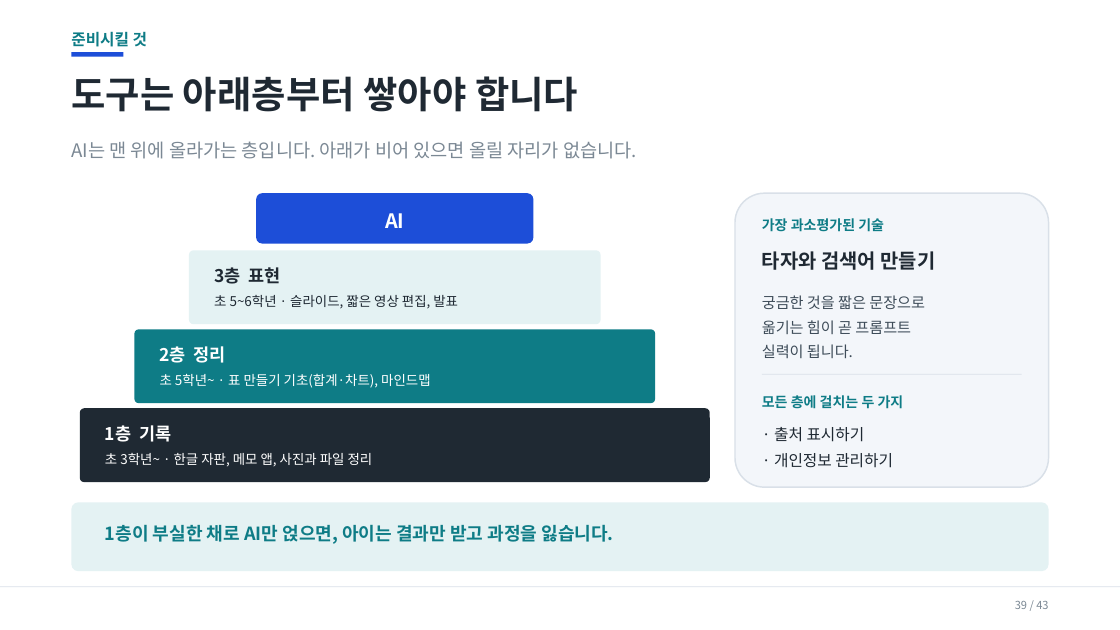
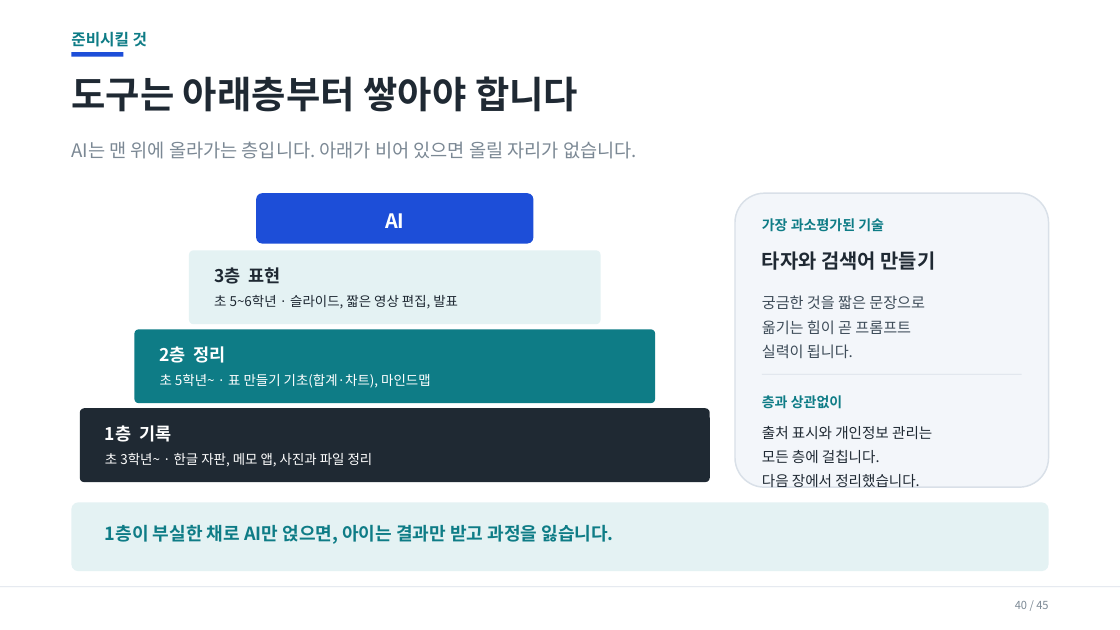
Before and after one commit to superynr/-, a slide deck: slide 40 of parent-ai-training/AI시대_학부모연수_20260917.pptx (slide 39 before the commit). Drawn at 1120x630 pixels with LibreOffice and Linux fonts; fonts in the diff are those of the drawing. Boxes give left, top, right and bottom in pixels: in the first picture for what was removed or moved away, otherwise in the second. Text is boxed around its words. In the diff, an @@ line names an element or a change of style, - is before the commit and + after.

```diff
--- a/parent-ai-training/AI시대_학부모연수_20260917.pptx
+++ b/parent-ai-training/AI시대_학부모연수_20260917.pptx
@@ text at box(762, 395, 842, 409): text changed @@
-모든 층에 걸치는 두 가지
+층과 상관없이
@@ text at box(762, 426, 932, 488): text changed; size 13.5 to 12.5 pt @@
-· 출처 표시하기
-· 개인정보 관리하기
+출처 표시와 개인정보 관리는
+모든 층에 걸칩니다.
+다음 장에서 정리했습니다.
@@ text at box(1015, 601, 1048, 609): text changed @@
-39 / 43
+40 / 45
```
Also in this commit, not shown: 40 other slides changed, 2 slides added, 7 other files.
